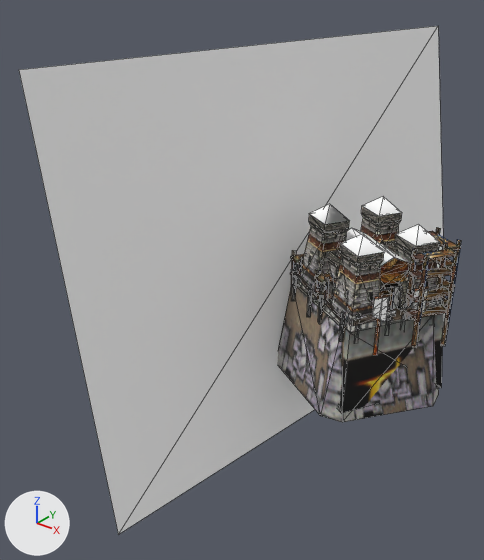
The glTF model spikes/godot-gdext/assets/models/keep.glb as it was, and as the next commit left it.
The view is the same before and after, from a 50 mm lens placed at (577.0, -1150.0, 660.0), pointed at (-256.0, -108.0, 14.0). The axes (+X, +Y, +Z) are drawn at lower left. The lights are the same throughout. The first picture is the older version. Mesh edges are drawn as thin lines. Vertices at exactly the same position are counted once.
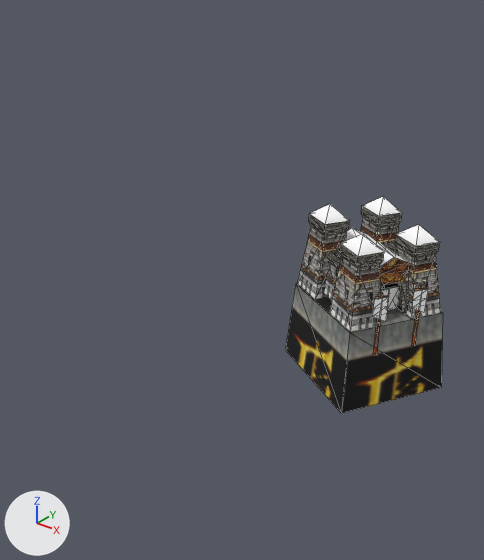
Boxes (x1, y1, x2, y2) around the edits, measured in the pictures (484 x 560 px):
'Mesh_0', reshaped (64% narrower, 57% shorter): before (19, 26, 462, 535); after (285, 197, 443, 413)
part 1 of me_mesh_0, deleted: before (19, 26, 462, 535)
part 2 of me_mesh_0, deleted: before (315, 204, 438, 306)

The change, as a diff of the scene's bpy script:
```diff
--- a/spikes/godot-gdext/assets/models/keep.glb.py
+++ b/spikes/godot-gdext/assets/models/keep.glb.py
@@ me_mesh_0 @@
 # used by ob_mesh_0; location = (0.0, 0.0, 0.0)
-me_mesh_0.from_pydata(...)  # 1010 vertices, 1193 faces; spans x -357.0..171.0, y -550.0..661.0, z -366.0..501.0
+me_mesh_0.from_pydata(...)  # 246 vertices, 255 faces; spans x -180.0..168.0, y -169.0..171.0, z -168.0..203.0
+# me_mesh_0 part 1: 105 loose pieces with 758 vertices, spanning x -357.0..171.0, y -550.0..661.0, z -366.0..501.0, are deleted
+# me_mesh_0 part 2
+# 6 vertices are removed from x -110.0..110.0, y -24.0..66.0, z 5.0..174.0
+# 25 faces are deleted
 me_mesh_0.materials.append(mat_material_0)
 me_mesh_0.materials.append(mat_material_1)
-me_mesh_0.materials.append(mat_material_2)  # picture img_deathsmug_png
-me_mesh_0.materials.append(mat_material_3)  # picture img_doodads0_png
-me_mesh_0.materials.append(mat_material_4)  # picture img_humanbase_png
-me_mesh_0.materials.append(mat_material_5)  # white #ffffff
```
